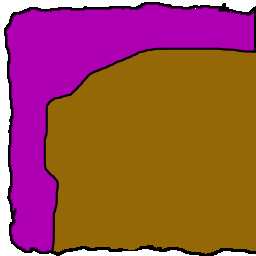
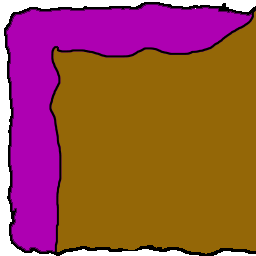
Layered file, before and after one edit (256 × 256). Changes by layer:
added layer "NR Top-New" above "NR Bottom-New" over (x1=43, y1=10, x2=256, y2=253)
renamed "NR Top" to "NR Center", hid it, painted on it over (x1=43, y1=10, x2=256, y2=253)
